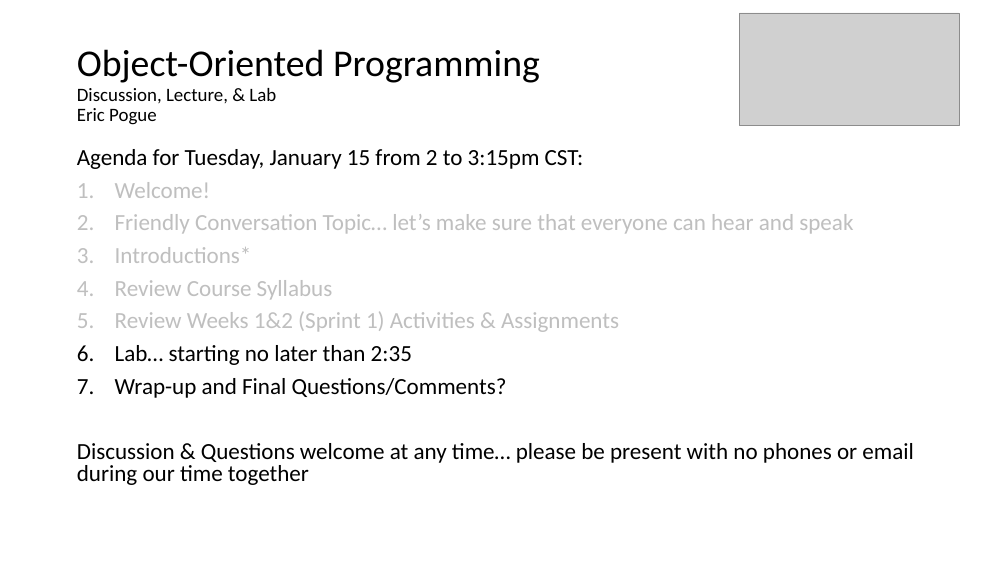
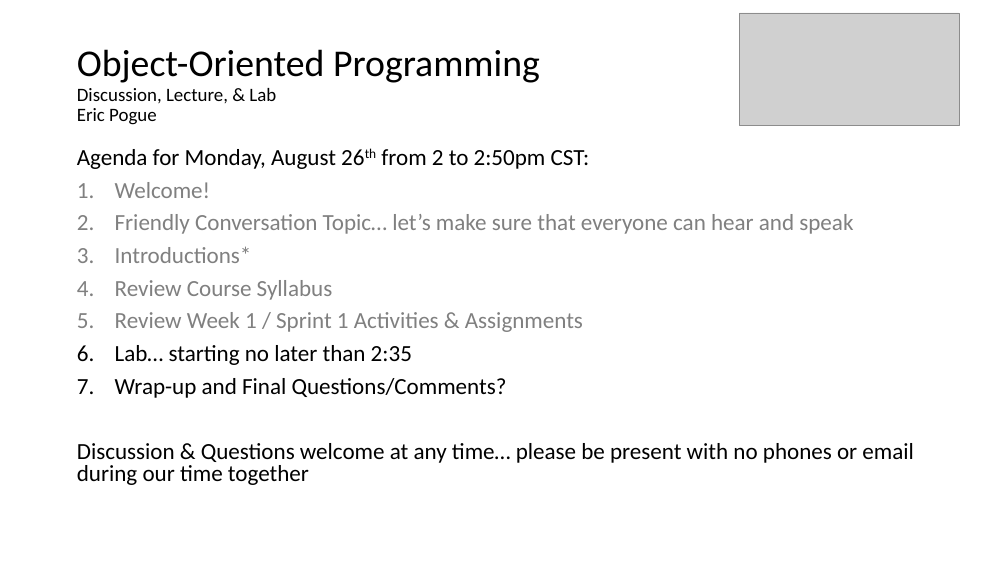
Before and after one commit to EricJPogue/CPSC-24500, a slide deck: slide 11 of lecture-slides/2019-08-26.pptx. Drawn at 1008x567 pixels with LibreOffice and Linux fonts; fonts in the diff are those of the drawing; grey boxes stand for pictures. Boxes give left, top, right and bottom in pixels: in the first picture for what was removed or moved away, otherwise in the second. Text is boxed around its words. In the diff, an @@ line names an element or a change of style, - is before the commit and + after.

Commit message:
Update file.

```diff
--- a/lecture-slides/2019-08-26.pptx
+++ b/lecture-slides/2019-08-26.pptx
@@ text at (77, 149, 590, 169): text changed @@
-Agenda for Tuesday, January 15 from 2 to 3:15pm CST:
+Agenda for Monday, August 26th from 2 to 2:50pm CST:
@@ text at (115, 182, 853, 300): text colour #BFBFBF to #808080 in "Welcome!", "Friendly Conversation Topic… let’s make sure that ...", "Introductions*", "Review Course Syllabus" @@
@@ text at (115, 312, 583, 332): text changed; text colour #BFBFBF to #808080 @@
-5. Review Weeks 1&2 (Sprint 1) Activities & Assignments
+5. Review Week 1 / Sprint 1 Activities & Assignments
```
Also in this commit, not shown: 2 other slides changed.
